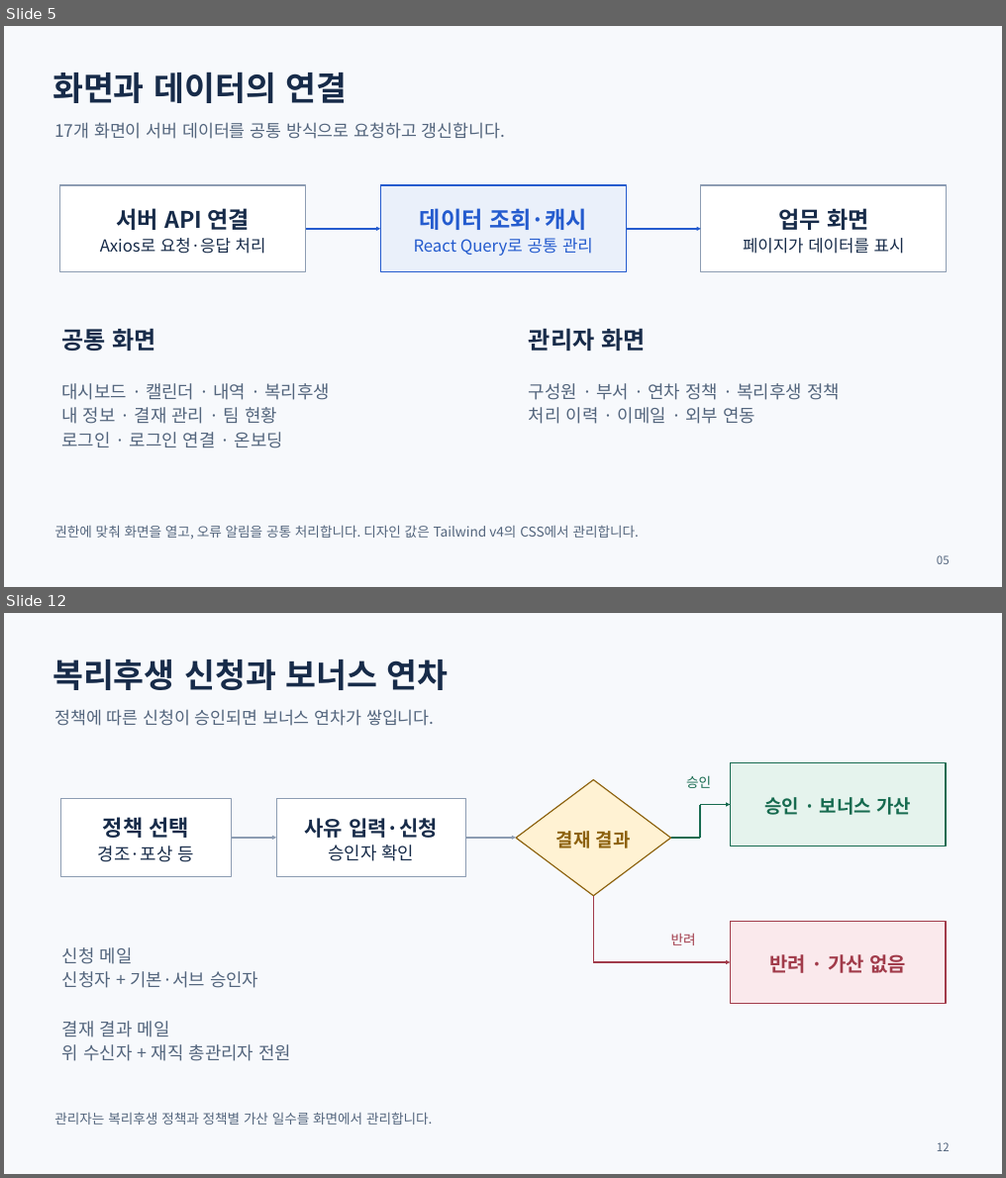
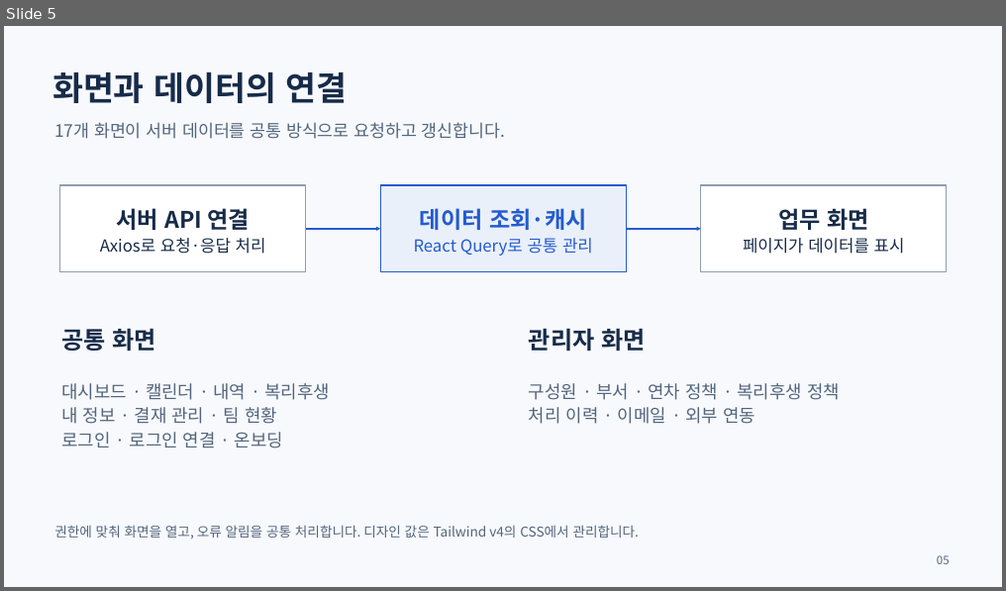
Before and after one commit to yejun9052/mlsoft-first-project, a slide deck: docs/발표자료/연차ON-프로젝트-소개-2026-09-11.pptx. Shown one above the other, each under a label of ours: slides 5 and 12 before the commit, slide 5 after it; the slides between them are not shown. The pictures are 1006x1178 and 1006x591 pixels, drawn with LibreOffice and Linux fonts; fonts in the diff are those of the drawing. Boxes give left, top, right and bottom in pixels: in the first picture for what was removed or moved away, otherwise in the second. Text is boxed around its words. In the diff, an @@ line names an element or a change of style, - is before the commit and + after.

```diff
--- a/docs/발표자료/연차ON-프로젝트-소개-2026-09-11.pptx
+++ b/docs/발표자료/연차ON-프로젝트-소개-2026-09-11.pptx
@@ slide 12 removed at (4, 613, 1002, 1174), background #F7F9FC @@
@@ text removed at (53, 659, 448, 690) @@
-복리후생 신청과 보너스 연차
@@ text removed at (54, 709, 434, 726) @@
-정책에 따른 신청이 승인되면 보너스 연차가 쌓입니다.
@@ diamond removed at (516, 780, 671, 896) @@
-결재 결과
@@ text removed at (686, 775, 711, 788) @@
-승인
@@ rectangle removed at (731, 763, 945, 846) @@
-승인 · 보너스 가산
@@ rectangle removed at (60, 799, 232, 877) @@
-정책 선택
-경조·포상 등
@@ rectangle removed at (276, 799, 466, 877) @@
-사유 입력·신청
-승인자 확인
@@ line removed from (700, 838) to (700, 805) @@
@@ arrow removed from (700, 805) to (731, 805) @@
@@ arrow removed from (232, 838) to (276, 838) @@
@@ arrow removed from (466, 838) to (516, 838) @@
@@ line removed from (671, 838) to (700, 838) @@
@@ line removed from (594, 896) to (594, 962) @@
@@ text removed at (671, 933, 696, 946) @@
-반려
@@ rectangle removed at (731, 922, 945, 1004) @@
-반려 · 가산 없음
@@ text removed at (62, 948, 291, 1061) @@
-신청 메일
-신청자 + 기본·서브 승인자
-결재 결과 메일
-위 수신자 + 재직 총관리자 전원
@@ arrow removed from (594, 962) to (731, 962) @@
@@ text removed at (54, 1112, 432, 1125) @@
-관리자는 복리후생 정책과 정책별 가산 일수를 화면에서 관리합니다.
@@ text removed at (937, 1143, 949, 1152) @@
-12
```
Also in this commit, not shown: 11 slides changed, 2 slides added, 6 other slides removed, 3 other files.
